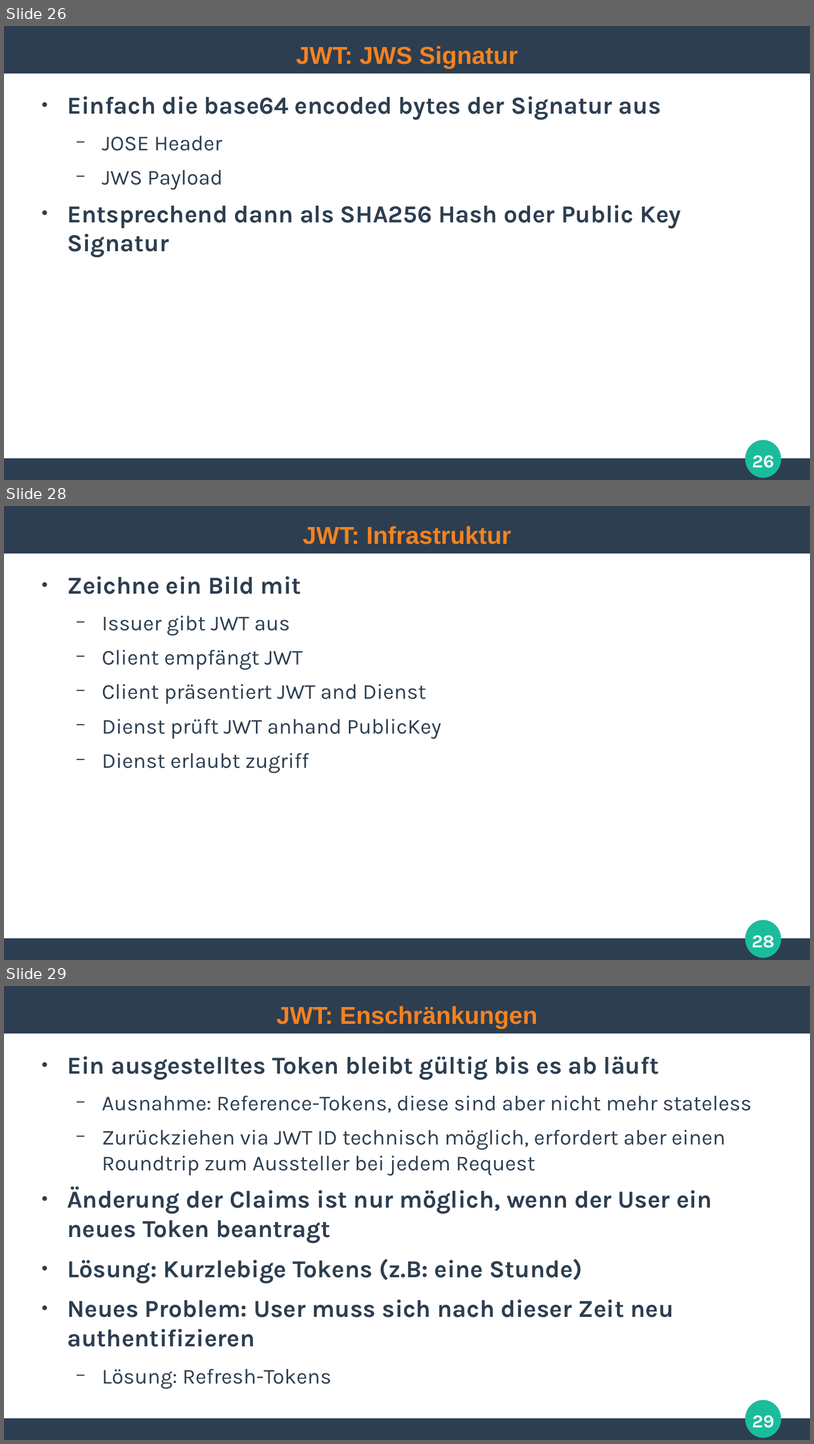
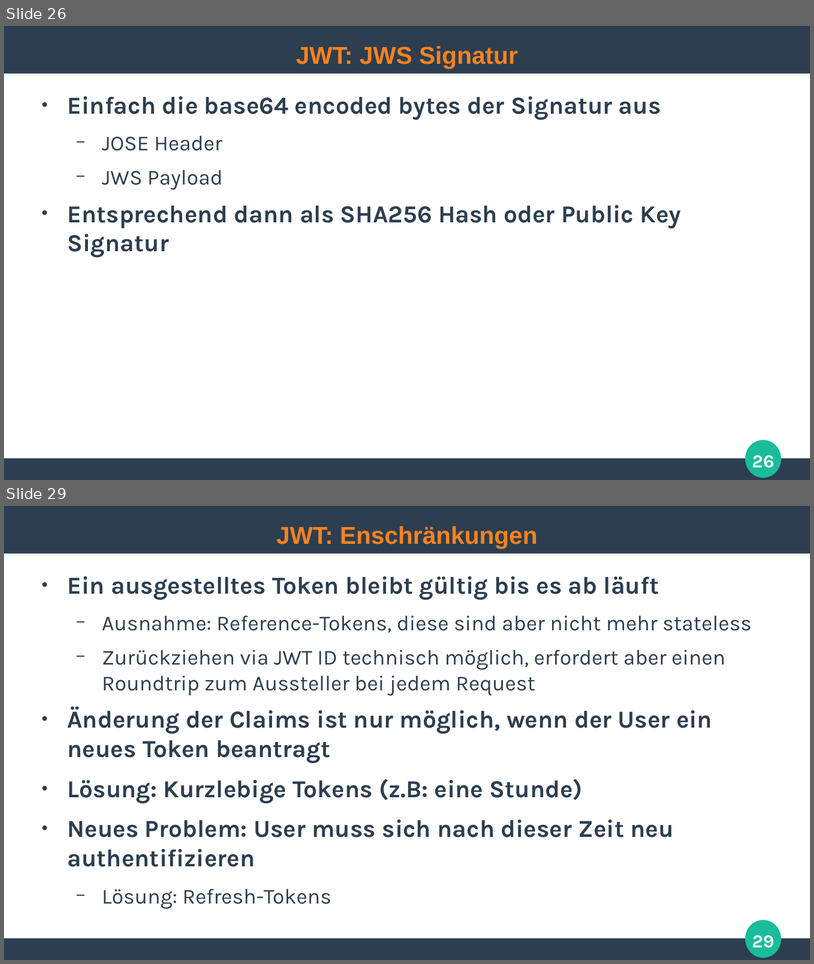
Before and after one commit to ghandmann/HS-AlbSig-WebAnwendungen2, a slide deck: Kapitel/07_Authentication.odp. Shown one above the other, each under a label of ours: slides 26, 28 and 29 before the commit, slides 26 and 29 after it; the slides between them are not shown. The pictures are 814x1444 and 814x964 pixels, drawn with LibreOffice and Linux fonts; fonts in the diff are those of the drawing. Boxes give left, top, right and bottom in pixels: in the first picture for what was removed or moved away, otherwise in the second. Text is boxed around its words. In the diff, an @@ line names an element or a change of style, - is before the commit and + after.

```diff
--- a/Kapitel/07_Authentication.odp
+++ b/Kapitel/07_Authentication.odp
@@ slide 28 removed at [4,506,810,960], background #FFFFFF; not listed: 3 template elements that a slide beside it also shows @@
@@ title removed at [303,526,512,544] @@
-JWT: Infrastruktur
@@ text removed at [68,576,441,772] @@
-● Zeichne ein Bild mit
-  − Issuer gibt JWT aus
-  − Client empfängt JWT
-  − Client präsentiert JWT and Dienst
-  − Dienst prüft JWT anhand PublicKey
-  − Dienst erlaubt zugriff
@@ page number removed at [752,935,775,948] @@
-28
```
Also in this commit, not shown: 1 slide changed, 1 slide added, 2 other files.
